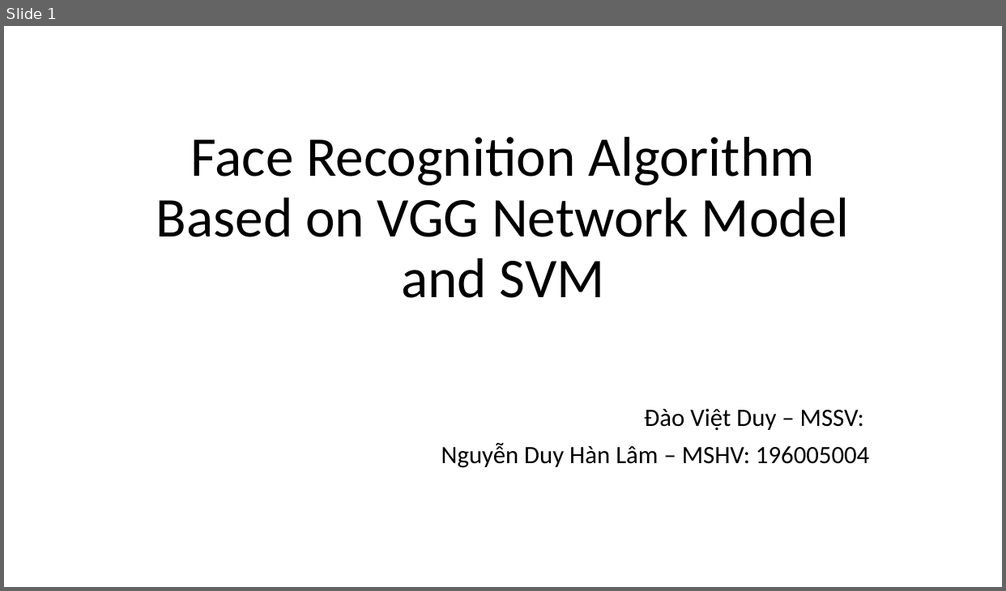
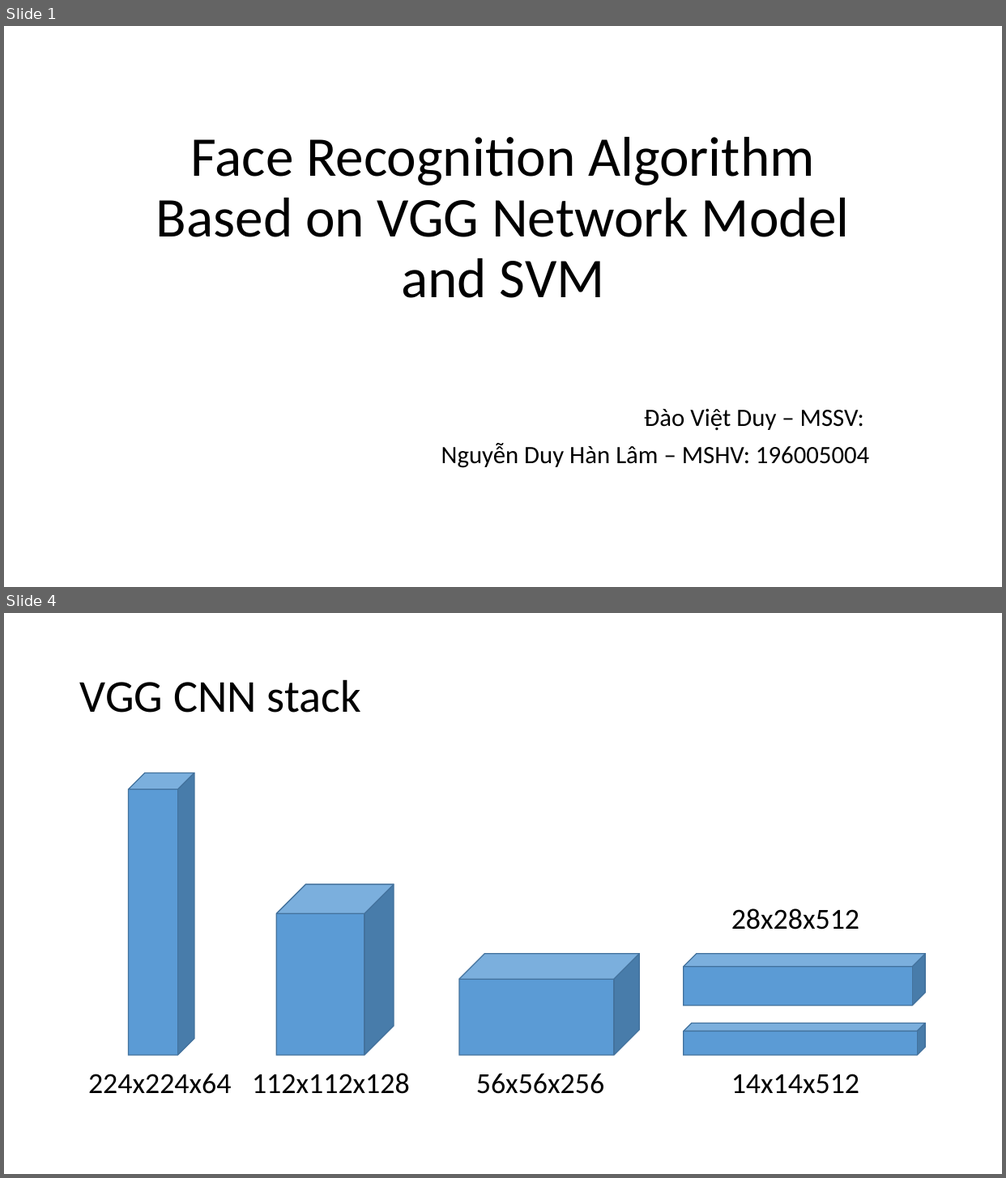
Before and after one commit to nguyenduyhanlam/Computer_vision, a slide deck: Face Recognition Algorithm Based on VGG Network Model.pptx. Shown one above the other, each under a label of ours: slide 1 before the commit, slides 1 and 4 after it; the slides between them are not shown. The pictures are 1006x591 and 1006x1178 pixels, drawn with LibreOffice and Linux fonts; fonts in the diff are those of the drawing. Boxes give left, top, right and bottom in pixels: in the first picture for what was removed or moved away, otherwise in the second. Text is boxed around its words. In the diff, an @@ line names an element or a change of style, - is before the commit and + after.

```diff
--- a/Face Recognition Algorithm Based on VGG Network Model.pptx
+++ b/Face Recognition Algorithm Based on VGG Network Model.pptx
@@ slide 4 added at bbox=[4, 613, 1002, 1174], background #FFFFFF @@
@@ title added at bbox=[80, 679, 361, 713], 44 pt, text #000000 @@
+VGG CNN stack
@@ group added at bbox=[88, 773, 926, 1094]: 5 cubes, 5 texts @@
+224x224x64
+112x112x128
+56x56x256
+14x14x512
+28x28x512
```
Also in this commit, not shown: 1 slide changed, 11 other slides added, 1 other file.
